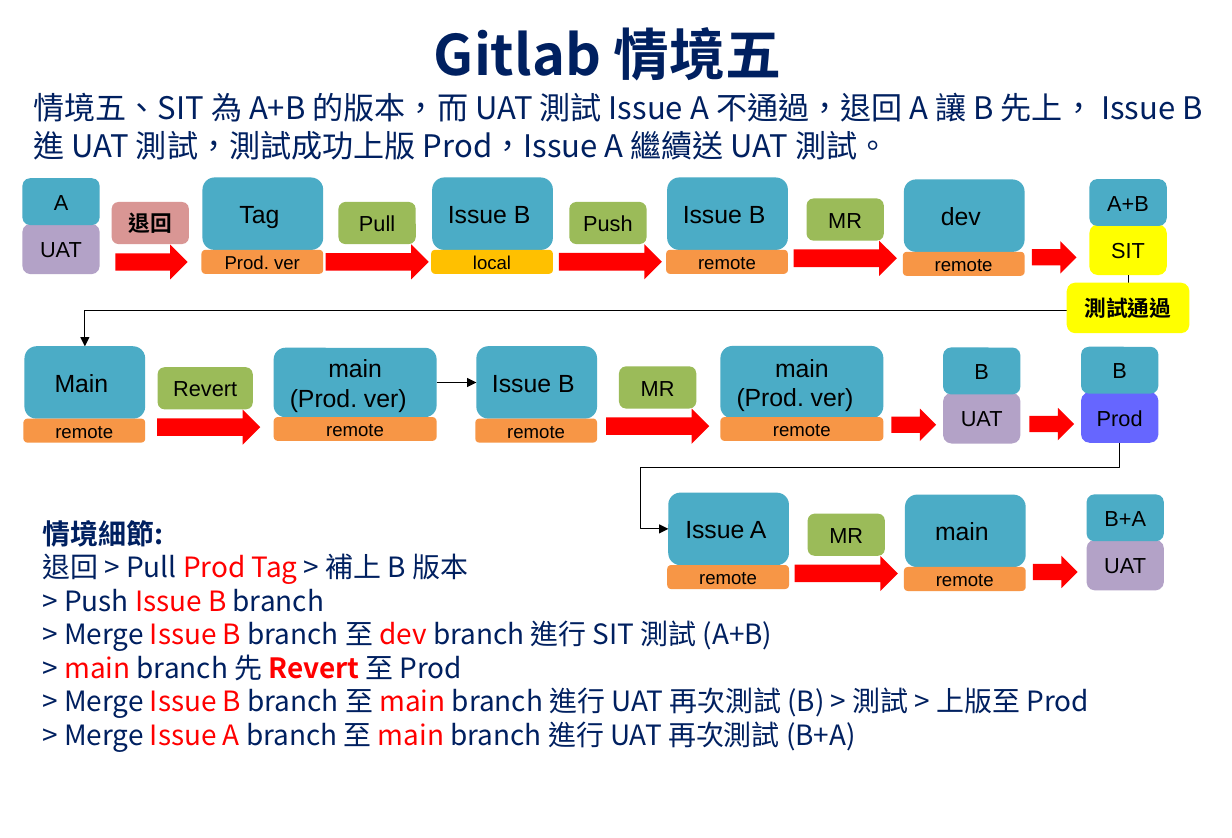
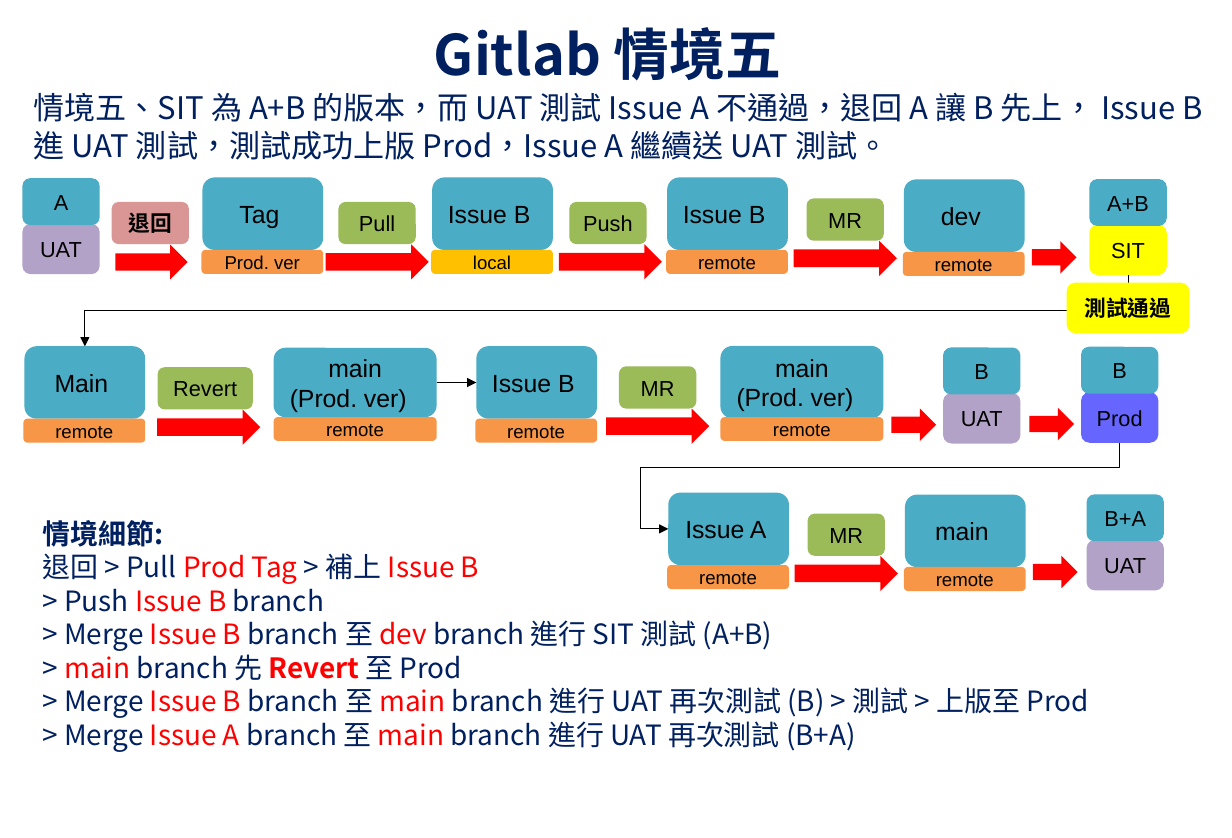
Before and after one commit to UDFWu/transfile, a slide deck: slide 6 of CICD Process.pptx. Drawn at 1232x838 pixels with LibreOffice and Linux fonts; fonts in the diff are those of the drawing; background and template pictures are left out. Boxes give left, top, right and bottom in pixels: in the first picture for what was removed or moved away, otherwise in the second. Text is boxed around its words. In the diff, an @@ line names an element or a change of style, - is before the commit and + after.

```diff
--- a/CICD Process.pptx
+++ b/CICD Process.pptx
@@ text at (42,553,479,584): text changed; text colour #002060 to #FF0000 @@
-退回 > Pull Prod Tag > 補上 B 版本
+退回 > Pull Prod Tag > 補上 Issue B
```
Also in this commit, not shown: 5 other slides changed.
